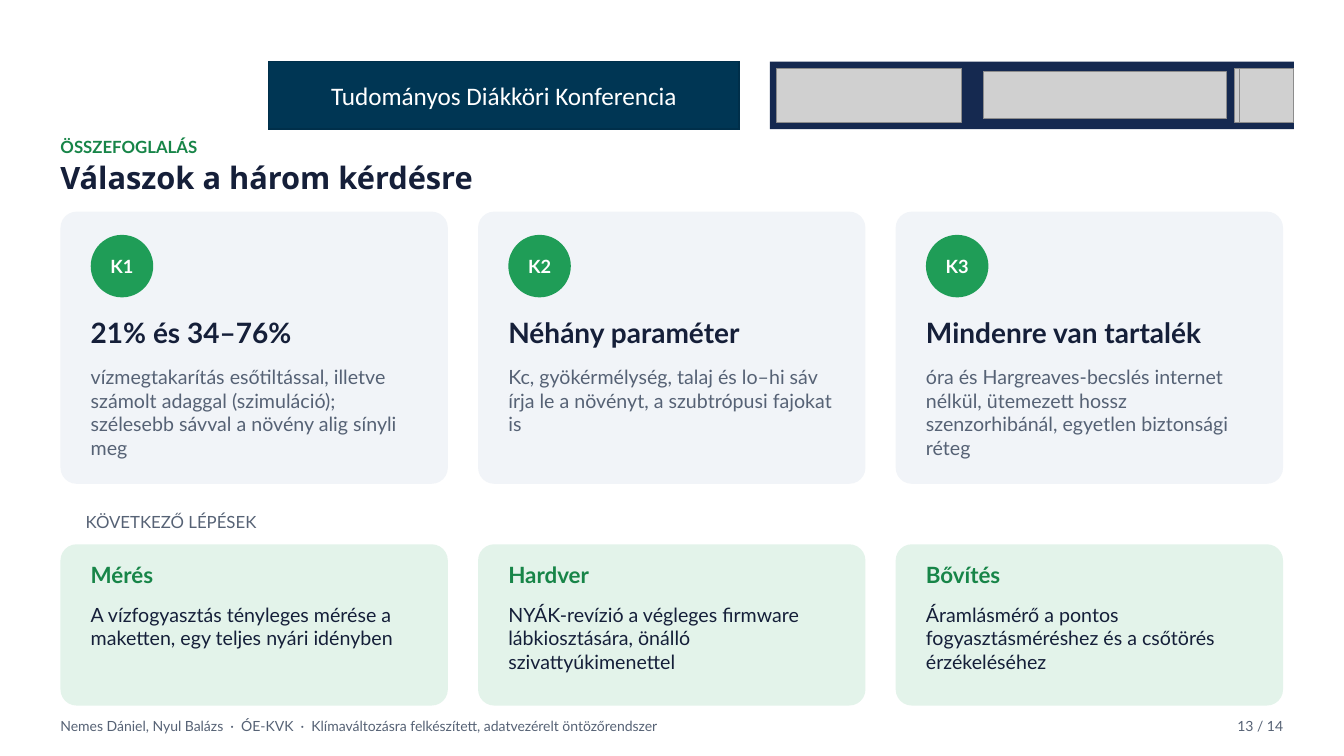
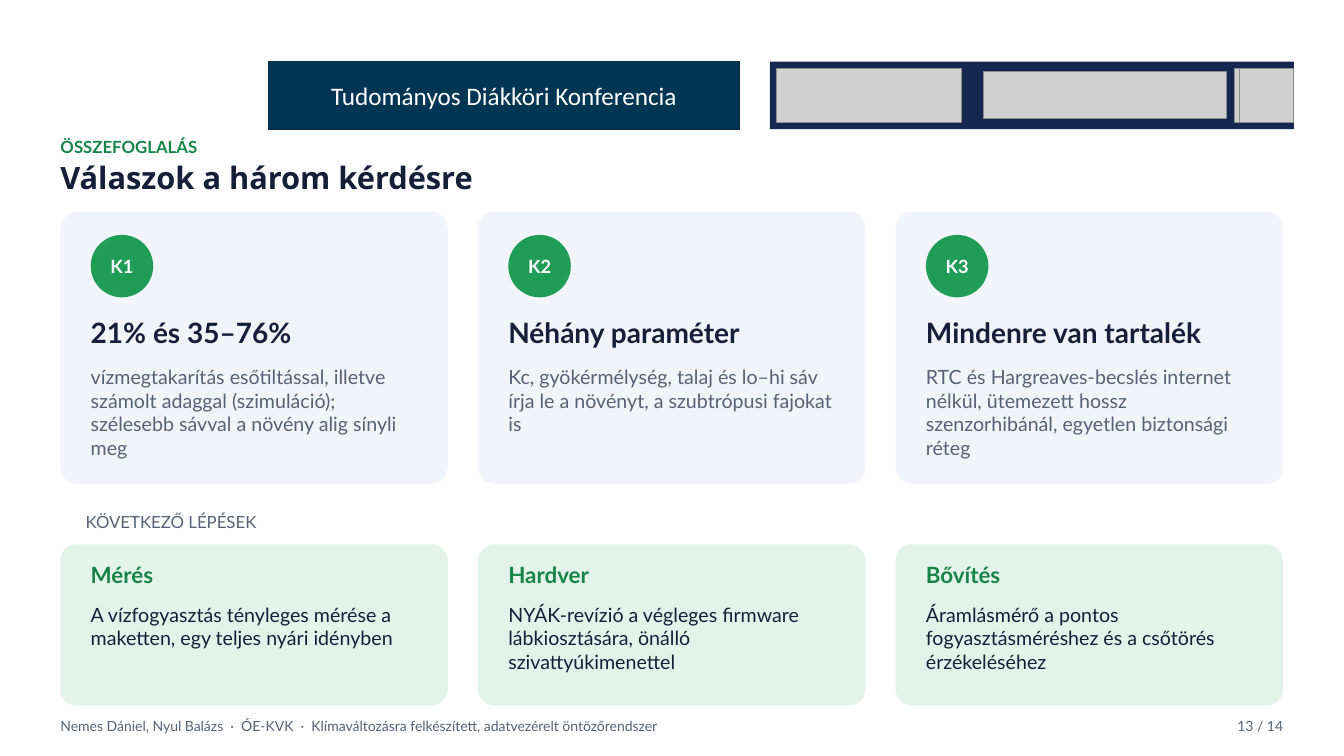
Before and after one commit to CITROMOSEPER/4-zone-irrigation-system-2026-TDK-Project, a slide deck: slide 14 of TDK_prezentacio_ND_NyB_minta_szerint.pptx. Drawn at 1344x756 pixels with LibreOffice and Linux fonts; fonts in the diff are those of the drawing; grey boxes stand for pictures; background and template pictures are left out. Boxes give left, top, right and bottom in pixels: in the first picture for what was removed or moved away, otherwise in the second. Text is boxed around its words. In the diff, an @@ line names an element or a change of style, - is before the commit and + after.

```diff
--- a/TDK_prezentacio_ND_NyB_minta_szerint.pptx
+++ b/TDK_prezentacio_ND_NyB_minta_szerint.pptx
@@ text at <box>91,322,291,344</box>: text changed @@
-21% és 34–76%
+21% és 35–76%
@@ text at <box>926,369,1231,459</box>: text changed @@
-óra és Hargreaves-becslés internet nélkül, ütemezett hossz szenzorhibánál, egyetlen biztonsági réteg
+RTC és Hargreaves-becslés internet nélkül, ütemezett hossz szenzorhibánál, egyetlen biztonsági réteg
```
